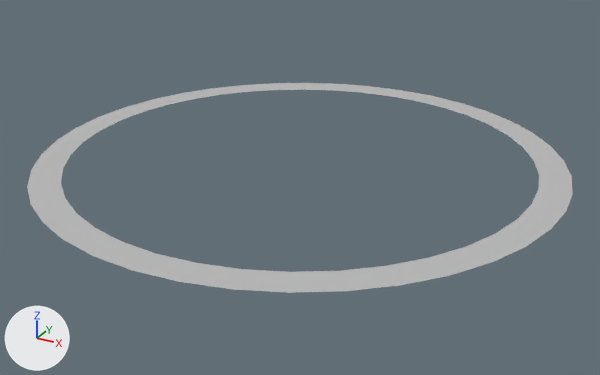
Two versions of the FBX model Assets/Art/FBX_Import/circle.fbx, one commit apart.
One viewpoint serves both versions: a camera (50 mm lens) standing at (0.365, -0.665, 0.307) and looking at (0.005, -0.01, -0.021). The axes (+X, +Y, +Z) are drawn at lower left. The lights are the same throughout. Where no turn or scale is listed for an object, it has been applied to the vertices.

In view in the first picture: 'pPipe1'.
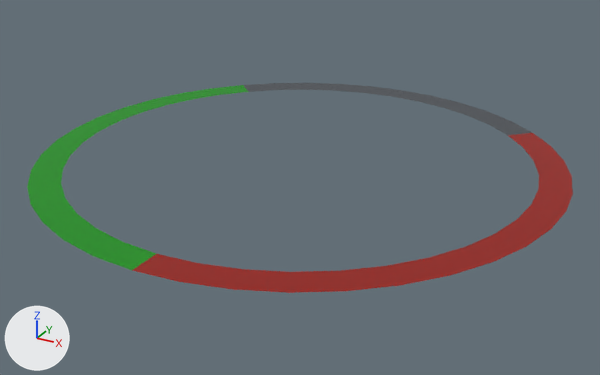
Boxes [x1, y1, x2, y2] around the edits, measured in the pictures (600 x 375 px):
part 1 of me_mesh, recoloured (grey to red)
    both: [132, 133, 573, 293]
part 2 of me_mesh, recoloured
    both: [243, 83, 532, 135]
part 3 of me_mesh, recoloured (grey to green)
    both: [27, 85, 248, 270]

The change in detail:
Material 'grey' (mat_grey) is new.
Its base color is (0.063, 0.0723, 0.0844) (dark grey #474c52).
Material 'red' (mat_red) is new.
Its base color is (0.296, 0.00561, 0.0) (red #941100).
Material 'green' (mat_green) is new.
Its base color is (0.0, 0.275, 0.0) (green #008f00).
me_mesh has 80 vertices, 40 faces and spans x -0.256..0.256, y -0.256..0.256, z 0.006.
me_mesh is used by ob_ppipe1; location (0.0, 0.0, 0.0).
me_mesh part 1: all 15 faces centred in x 0.019..0.24, y -0.24..0.156, z 0.006 switch from mat_lambert1 (grey #bcbcbc) to mat_red (red #941100).
me_mesh part 2: all 10 faces centred in x -0.156..0.156, y 0.183..0.24, z 0.006 switch from mat_lambert1 (grey #bcbcbc) to mat_grey (dark grey #474c52).
me_mesh part 3: all 15 faces centred in x -0.24..-0.019, y -0.24..0.156, z 0.006 switch from mat_lambert1 (grey #bcbcbc) to mat_green (green #008f00).
